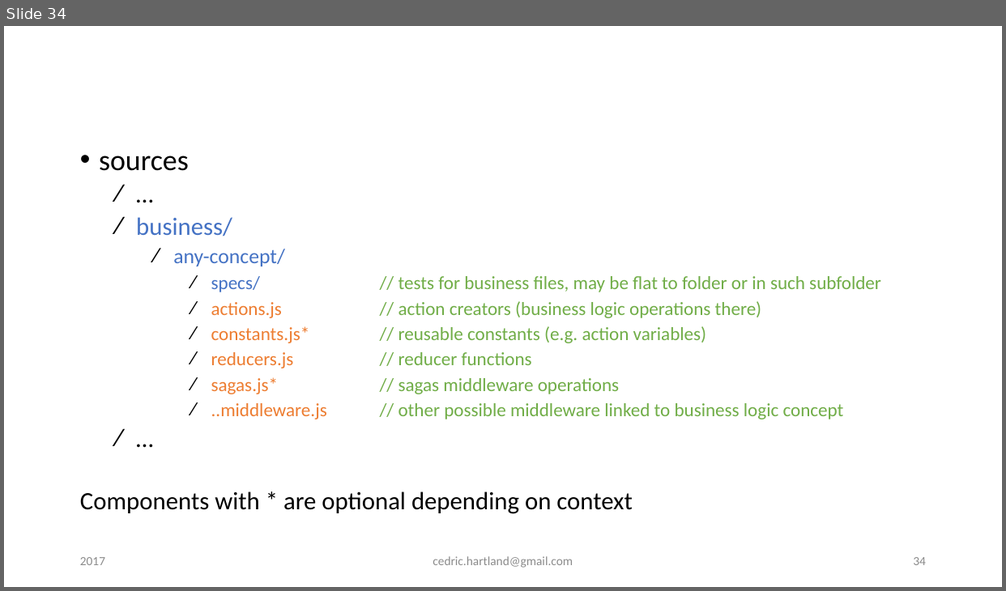
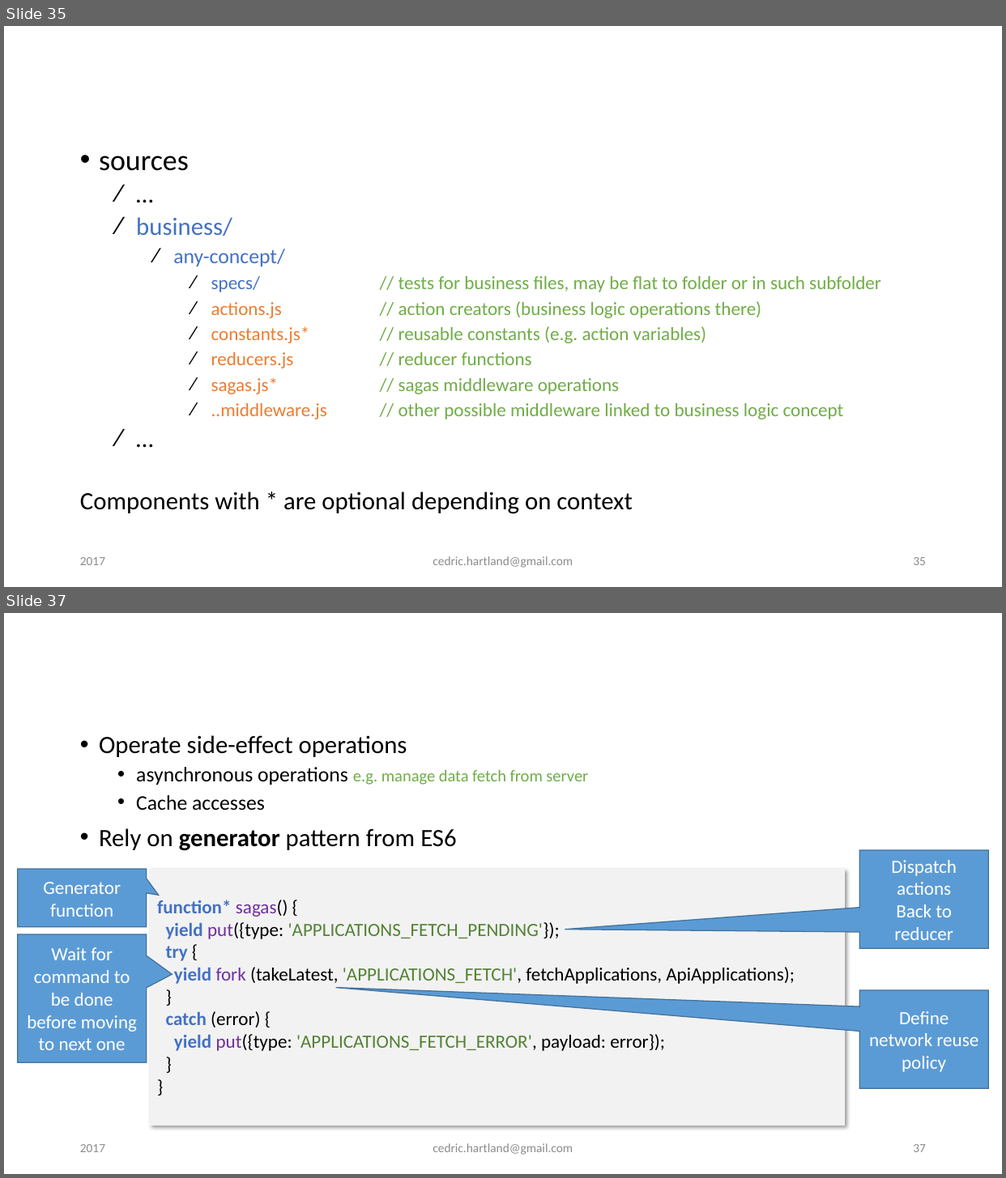
Before and after one commit to gigacool/react-redux-presentation, a slide deck: docs/React & Redux.pptx. Shown one above the other, each under a label of ours: slide 34 before the commit, slides 35 and 37 after it; the slides between them are not shown. The pictures are 1006x591 and 1006x1178 pixels, drawn with LibreOffice and Linux fonts; fonts in the diff are those of the drawing; background and template pictures are left out. Boxes give left, top, right and bottom in pixels: in the first picture for what was removed or moved away, otherwise in the second. Text is boxed around its words. In the diff, an @@ line names an element or a change of style, - is before the commit and + after.

```diff
--- a/docs/React & Redux.pptx
+++ b/docs/React & Redux.pptx
@@ slide 37 added at [4, 613, 1002, 1174], background #FFFFFF @@
@@ title added at [73, 643, 934, 713], 36 pt, text #FFFFFF @@
+Sagas ?
@@ text added at [99, 735, 588, 851], 24 pt, text #000000 @@
+• Operate side-effect operations
+  • asynchronous operations e.g. manage data fetch from server
+  • Cache accesses
+• Rely on generator pattern from ES6
@@ speech box added at [859, 850, 988, 948], fill #5B9BD5, outline #43739E 1 pt, 18 pt, text #FFFFFF @@
+Dispatch actions
+Back to reducer
@@ speech box added at [18, 869, 147, 927], fill #5B9BD5, outline #43739E 1 pt, 18 pt, text #FFFFFF @@
+Generator function
@@ rectangle added at [150, 869, 845, 1126], fill #F2F2F2, 18 pt, text #000000 @@
+function* sagas() {
+yield put({type: 'APPLICATIONS_FETCH_PENDING'});
+try {
+yield fork (takeLatest, 'APPLICATIONS_FETCH', fetchApplications, ApiApplications);
+}
+catch (error) {
+yield put({type: 'APPLICATIONS_FETCH_ERROR', payload: error});
+}
+}
@@ speech box added at [18, 935, 147, 1063], fill #5B9BD5, outline #43739E 1 pt, 18 pt, text #FFFFFF @@
+Wait for command to be done before moving to next one
@@ speech box added at [859, 990, 988, 1088], fill #5B9BD5, outline #43739E 1 pt, 18 pt, text #FFFFFF @@
+Define network reuse policy
@@ text added at [80, 1144, 105, 1152], 12 pt, text #8C8C8C @@
+2017
@@ text added at [432, 1144, 573, 1155], 12 pt, text #8C8C8C @@
+cedric.hartland@gmail.com
@@ page number added at [913, 1144, 926, 1152], 12 pt, text #8C8C8C @@
+37
@@ what was slide 34 is now slide 35 @@
@@ page number at [913, 557, 926, 565]: text changed @@
-34
+35
```
Also in this commit, not shown: 6 slides changed, 11 other slides added, 5 other files.
